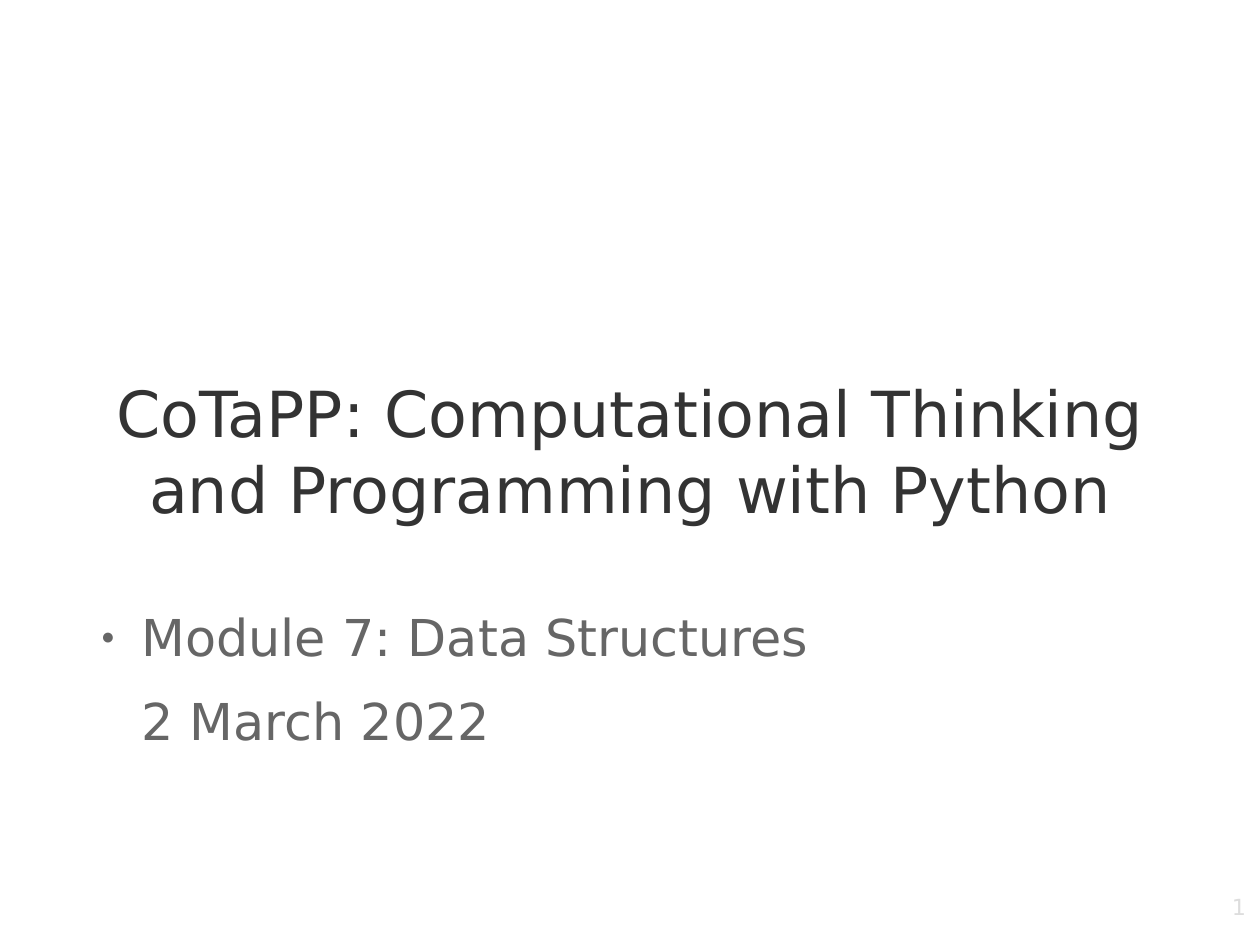
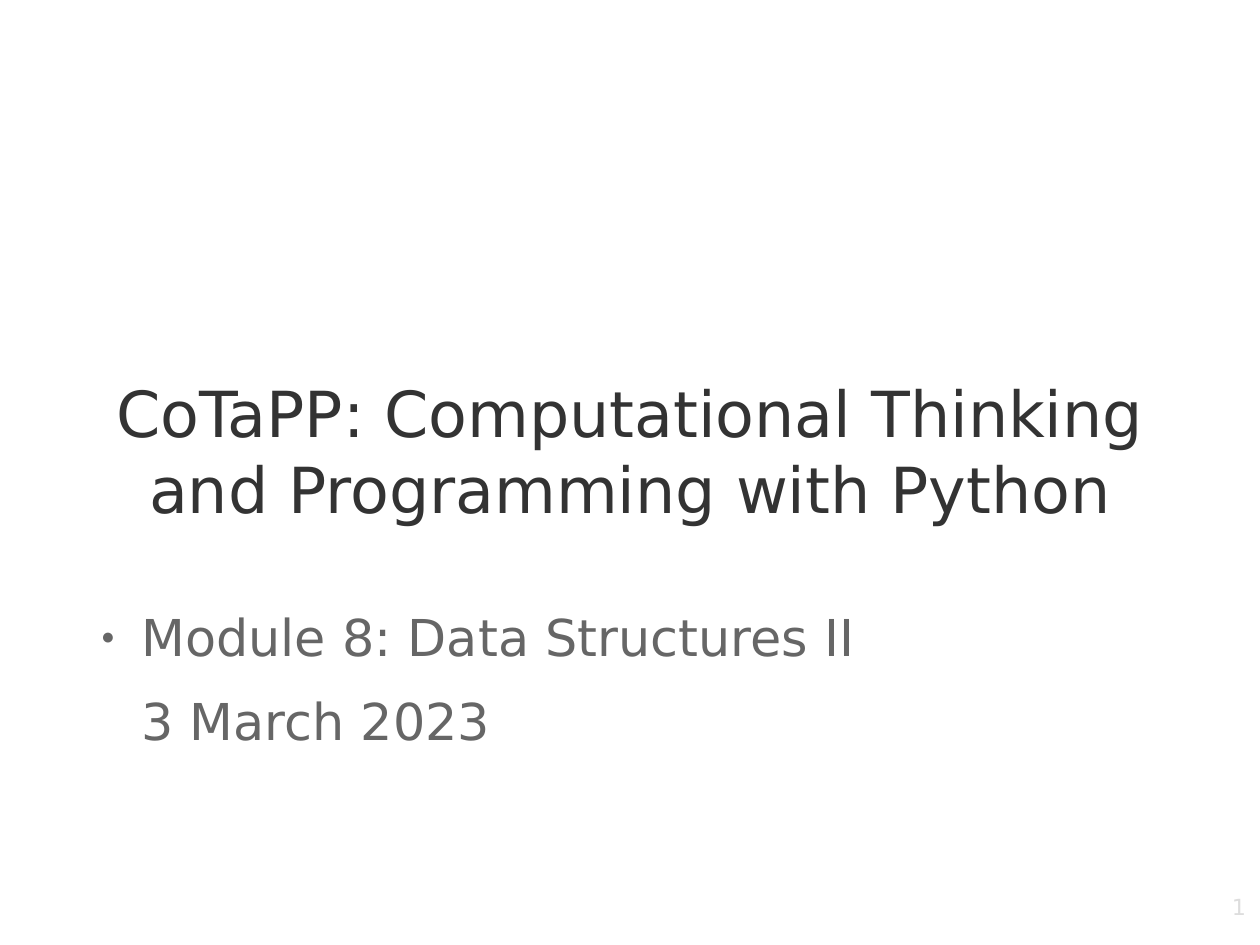
Before and after one commit to PabloMosUU/UssPython, a slide deck: slide 1 of LectureNotes/Module08/08 Data Structures II Presentation.odp. Drawn at 1260x945 pixels with LibreOffice and Linux fonts; fonts in the diff are those of the drawing; background and template pictures are left out. Boxes give left, top, right and bottom in pixels: in the first picture for what was removed or moved away, otherwise in the second. Text is boxed around its words. In the diff, an @@ line names an element or a change of style, - is before the commit and + after.

Commit message:
updated presentation

```diff
--- a/LectureNotes/Module08/08 Data Structures II Presentation.odp
+++ b/LectureNotes/Module08/08 Data Structures II Presentation.odp
@@ text at [142,617,854,741]: text changed @@
-● Module 7: Data Structures
-2 March 2022
+● Module 8: Data Structures II
+3 March 2023
```
Also in this commit, not shown: 5 other slides changed, 5 slides added.
